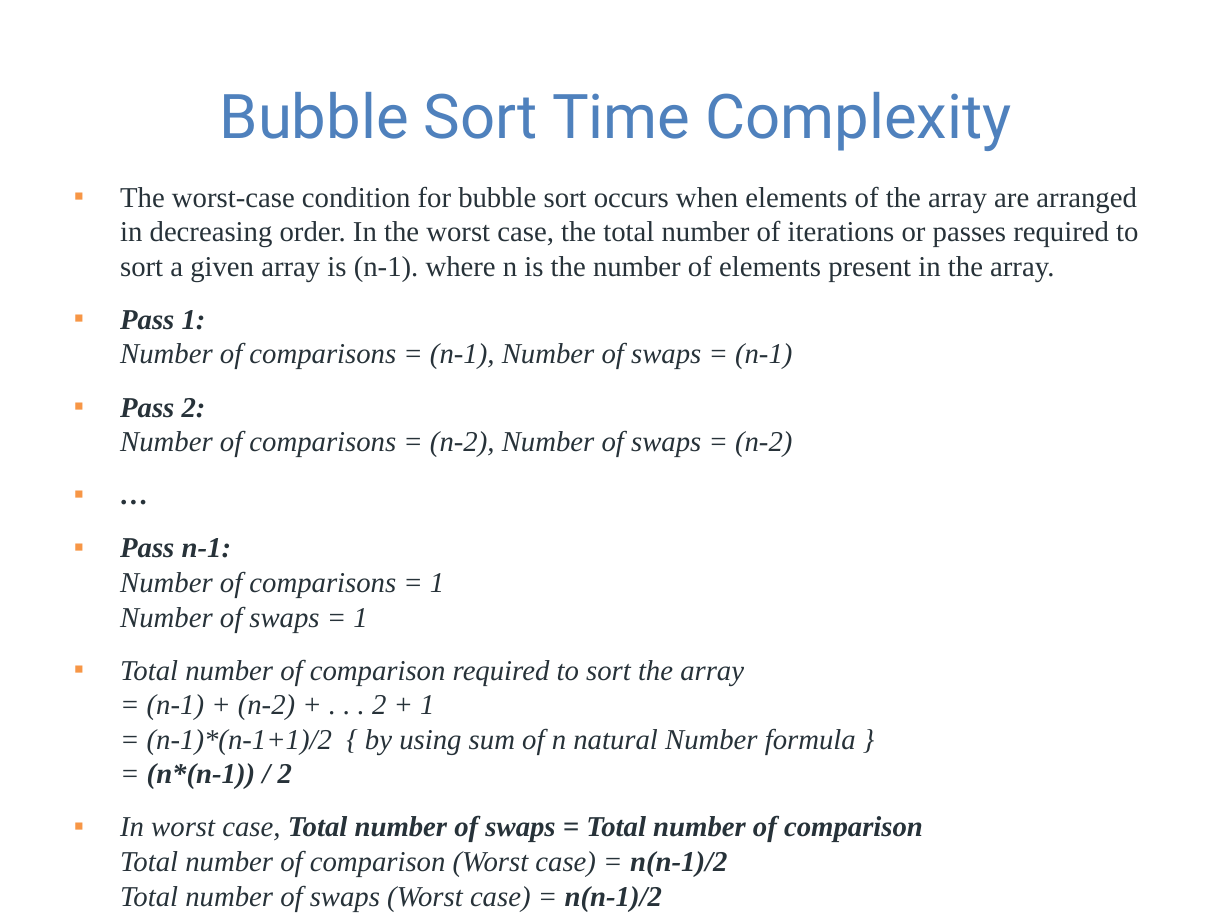
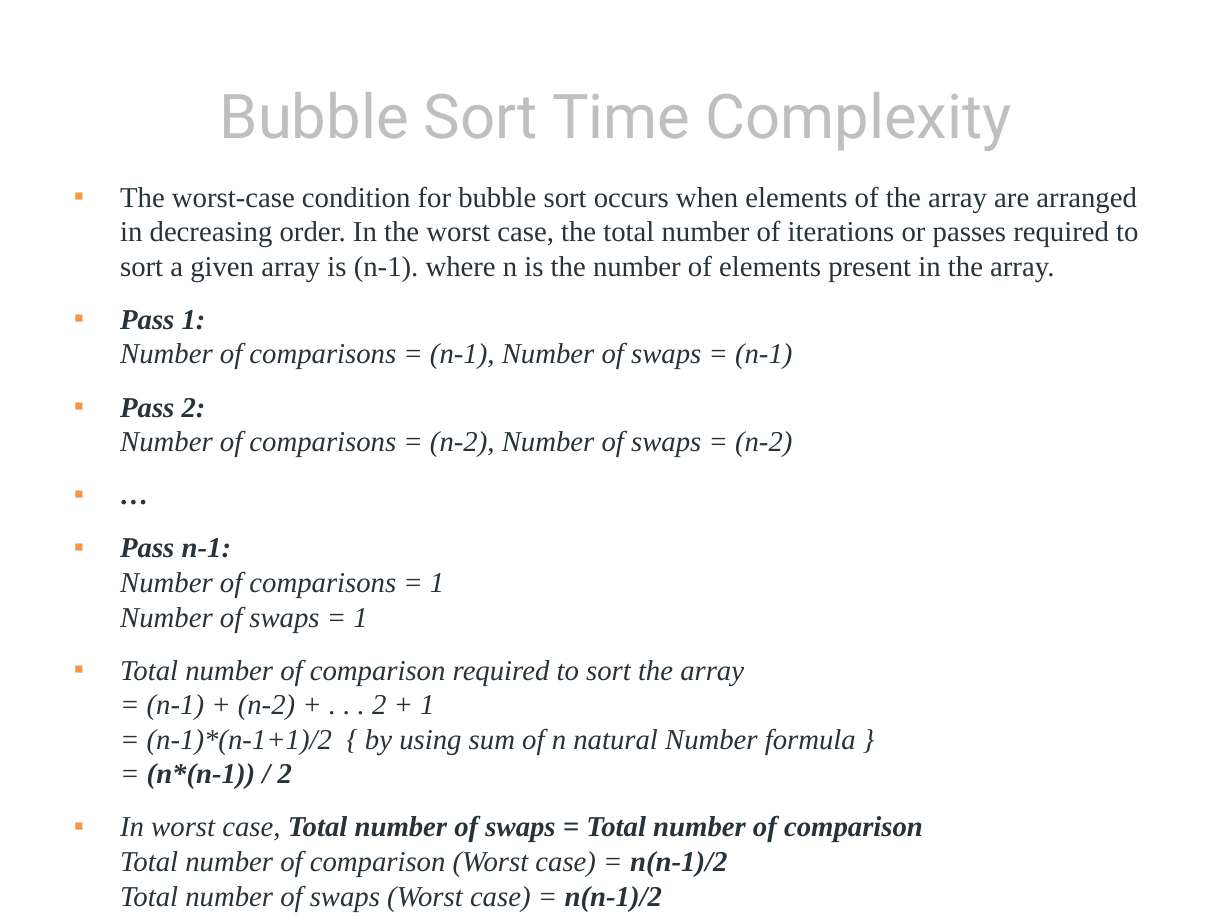
Before and after one commit to guhofstra/CSC017, a slide deck: slide 4 of PPTs/Lecture 13-sorting algorithms.pptx. Drawn at 1232x924 pixels with LibreOffice and Linux fonts; fonts in the diff are those of the drawing. Boxes give left, top, right and bottom in pixels: in the first picture for what was removed or moved away, otherwise in the second. Text is boxed around its words. In the diff, an @@ line names an element or a change of style, - is before the commit and + after.

```diff
--- a/PPTs/Lecture 13-sorting algorithms.pptx
+++ b/PPTs/Lecture 13-sorting algorithms.pptx
@@ title "Bubble Sort Time Complexity" at [220,92,1012,151]: text colour #4F81BD to #BFBFBF @@
```
Also in this commit, not shown: 33 other slides changed, 4 other files.
